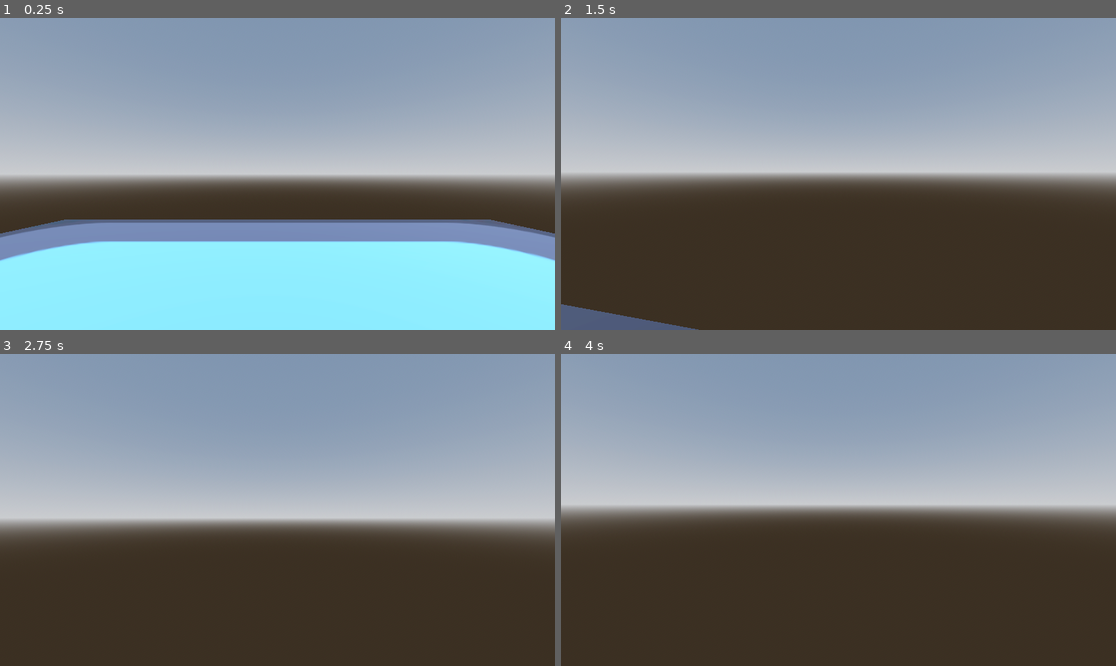
Above: before the commit, frames 1-4 (two rows, left to right).
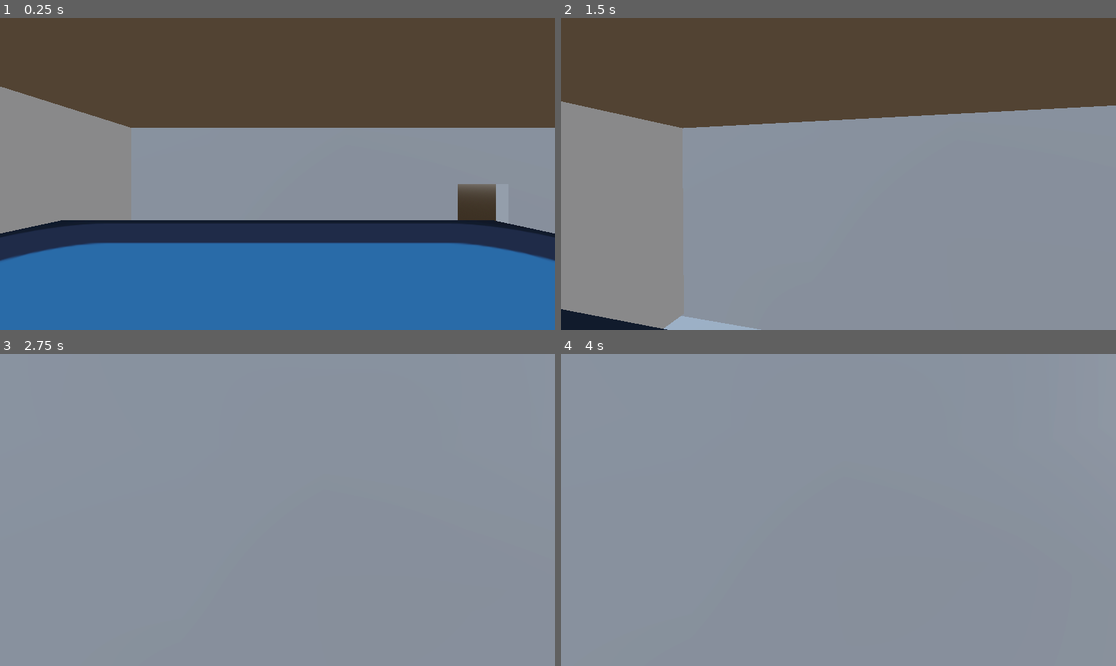
Above: after the commit, the same moments.

Repository: christiannoll/FirstPersonGame
Game: Godot game, scene res://levels/level.tscn
Same seed, same stepped clock (60 frames per second), same inputs: the game is played once before the commit and once after it. The engine's default icon, where the game draws it, is replaced by a stand-in: a white triangle on a blue panel in a dark square.
Inputs (mouse positions are in pixels of both pictures, inside the frame that each line leads up to):
- Up to frame 1 (0.25 s): no input
- Up to frame 2 (1.5 s): tap Enter at 0.5 s; move the mouse to (866, 174) at 0.52 s; hold W (forward) from 0.53 s (still down); tap Space (jump) at 0.77 s; move the mouse to (810, 174) at 1.27 s
- Up to frame 3 (2.75 s): keep holding W (forward); tap Space (jump) at 1.52 s; move the mouse to (288, 503) at 2.02 s
- Up to frame 4 (4 s): keep holding W (forward); tap Space (jump) at 2.75, 3.02, 3.77 s; move the mouse to (832, 516) at 2.77 s; tap Enter at 3.5 s; move the mouse to (877, 513) at 3.52 s

The runs differ from the first frame. In frame 1, 98% of the frame differs, in the area x 0-100%, y 0-100%; in frame 2, 99%; in frame 3, 73%; in frame 4, 78%.

Commit message:
Added house scene to the main scene

Diff:
--- a/levels/level.tscn
+++ b/levels/level.tscn
@@ -2,6 +2,7 @@
 
 [ext_resource type="Texture2D" uid="uid://cvmjskcwy18ct" path="res://icon.svg" id="1_80vhd"]
 [ext_resource type="PackedScene" uid="uid://co3s2hblxt4oi" path="res://player/player.tscn" id="2_hjsbj"]
+[ext_resource type="PackedScene" uid="uid://bc81342ghwg50" path="res://scenery/house.tscn" id="3_cwqvt"]
 
 [sub_resource type="ProceduralSkyMaterial" id="ProceduralSkyMaterial_hjsbj"]
 sky_horizon_color = Color(0.66224277, 0.6717428, 0.6867428, 1)
@@ -46,3 +47,5 @@
 [node name="DirectionalLight3D" type="DirectionalLight3D" parent="." unique_id=404147889]
 transform = Transform3D(0.7431448, 0.5481197, -0.38379756, 0, 0.57357645, 0.81915206, 0.6691306, -0.6087486, 0.42625037, 0, 8.1784115, 0)
 shadow_enabled = true
+
+[node name="house" parent="." unique_id=1972832747 instance=ExtResource("3_cwqvt")]
